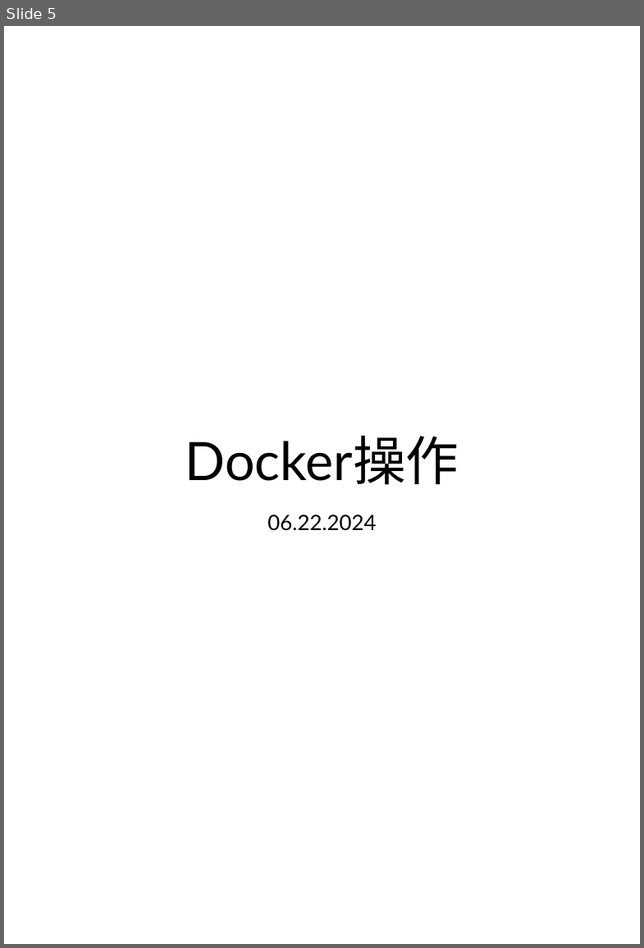
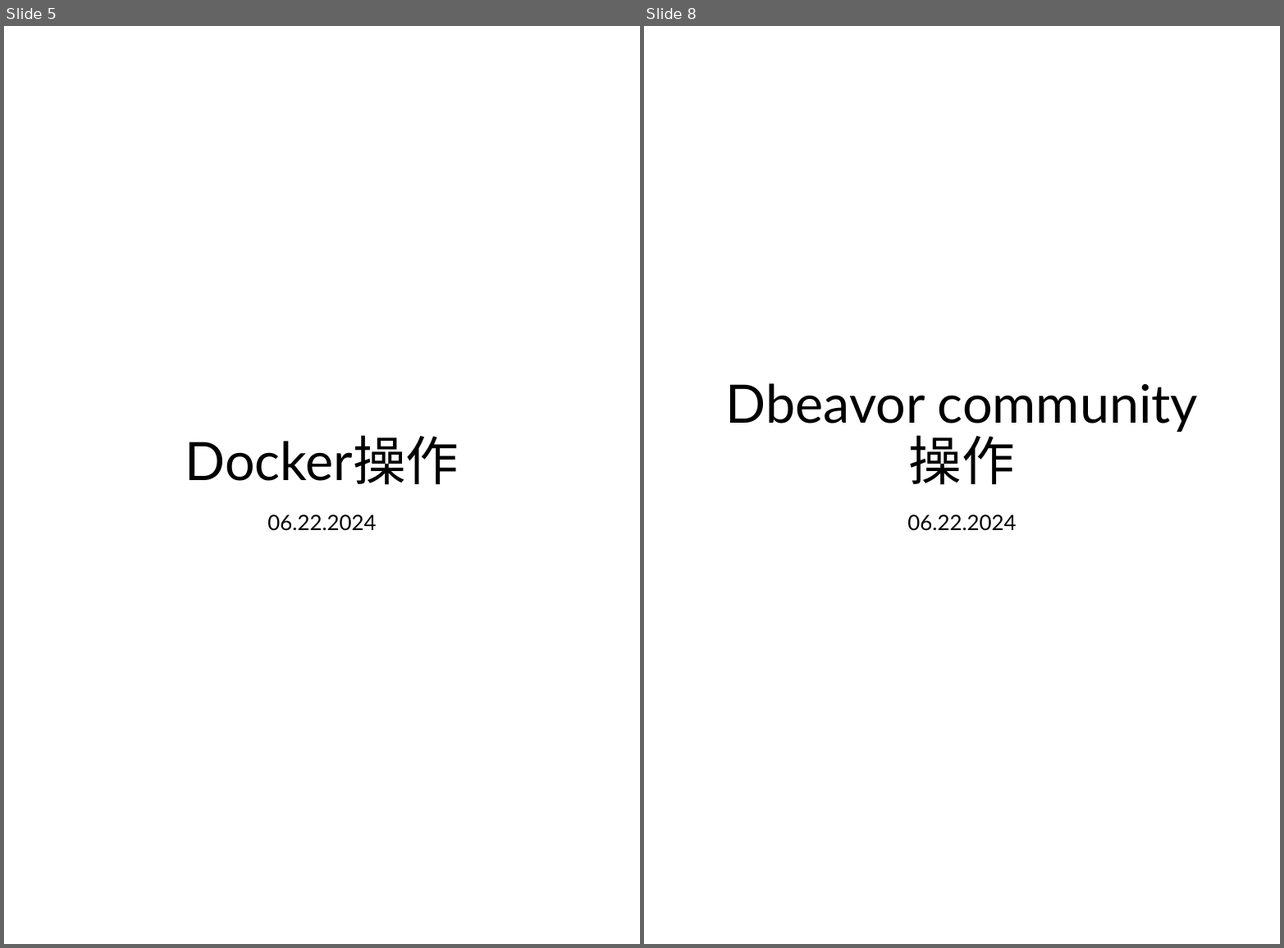
Before and after one commit to frankpeng1218/Python_learning, a slide deck: Ubuntu-2204-Flask-Project/MacOS_Ubuntu_istallation.pptx. Shown side by side, each under a label of ours: slide 5 before the commit, slides 5 and 8 after it; the slides between them are not shown. The pictures are 644x948 and 1284x948 pixels, drawn with LibreOffice and Linux fonts; fonts in the diff are those of the drawing. Boxes give left, top, right and bottom in pixels: in the first picture for what was removed or moved away, otherwise in the second. Text is boxed around its words. In the diff, an @@ line names an element or a change of style, - is before the commit and + after.

```diff
--- a/Ubuntu-2204-Flask-Project/MacOS_Ubuntu_istallation.pptx
+++ b/Ubuntu-2204-Flask-Project/MacOS_Ubuntu_istallation.pptx
@@ slide 8 added at [644, 26, 1280, 944], background #FFFFFF @@
@@ title added at [726, 384, 1198, 485], 45 pt, text #000000 @@
+Dbeavor community
+操作
@@ subtitle added at [907, 515, 1015, 531], 18 pt, text #000000 @@
+06.22.2024
```
Also in this commit, not shown: 2 slides changed, 2 other slides added, 1 slide removed, 3 other files.
